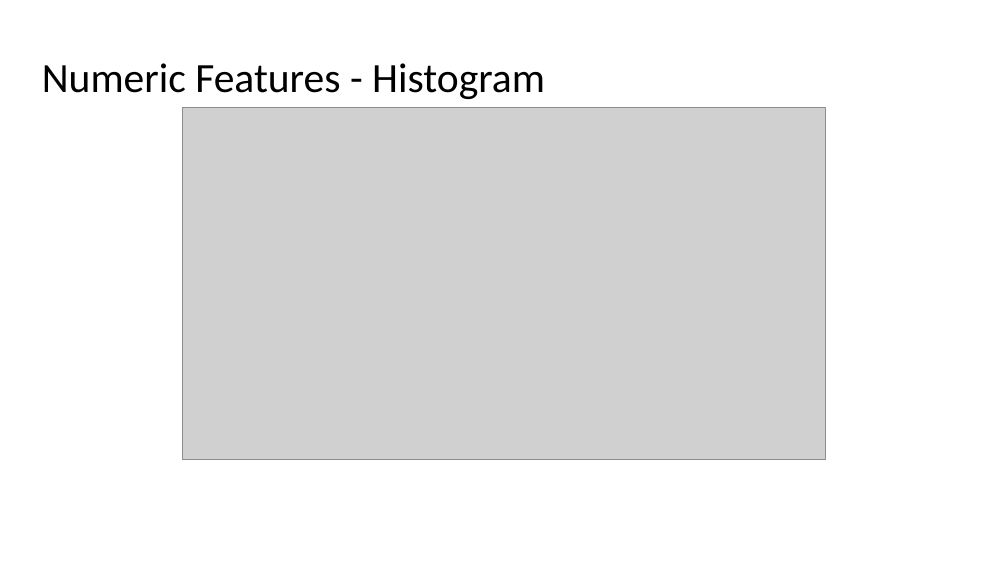
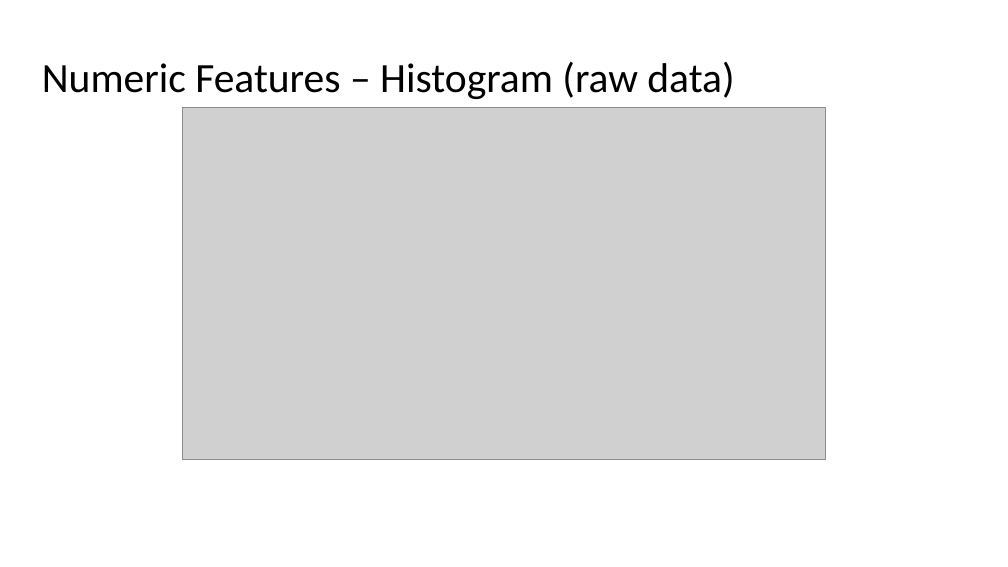
Before and after one commit to ranton256/used_car_sale_price_analysis, a slide deck: slide 10 of DSCI521_rna63_final_project_pres.pptx. Drawn at 1008x567 pixels with LibreOffice and Linux fonts; fonts in the diff are those of the drawing; grey boxes stand for pictures; background and template pictures are left out. Boxes give left, top, right and bottom in pixels: in the first picture for what was removed or moved away, otherwise in the second. Text is boxed around its words. In the diff, an @@ line names an element or a change of style, - is before the commit and + after.

```diff
--- a/DSCI521_rna63_final_project_pres.pptx
+++ b/DSCI521_rna63_final_project_pres.pptx
@@ title at (42, 62, 734, 99): text changed @@
-Numeric Features - Histogram
+Numeric Features – Histogram (raw data)
```
Also in this commit, not shown: 14 other slides changed, 1 slide added, 1 slide removed, 4 other files.
